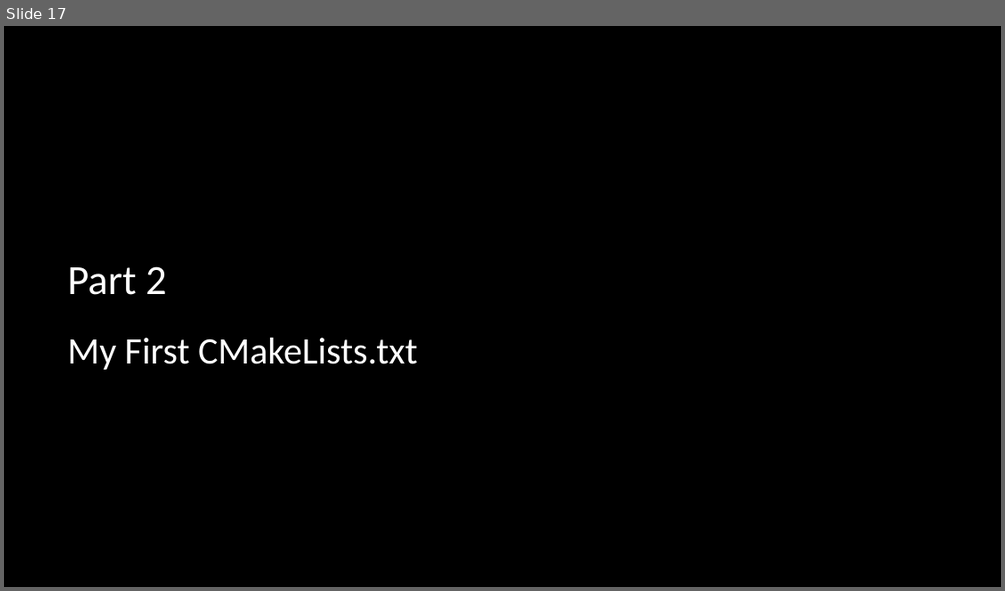
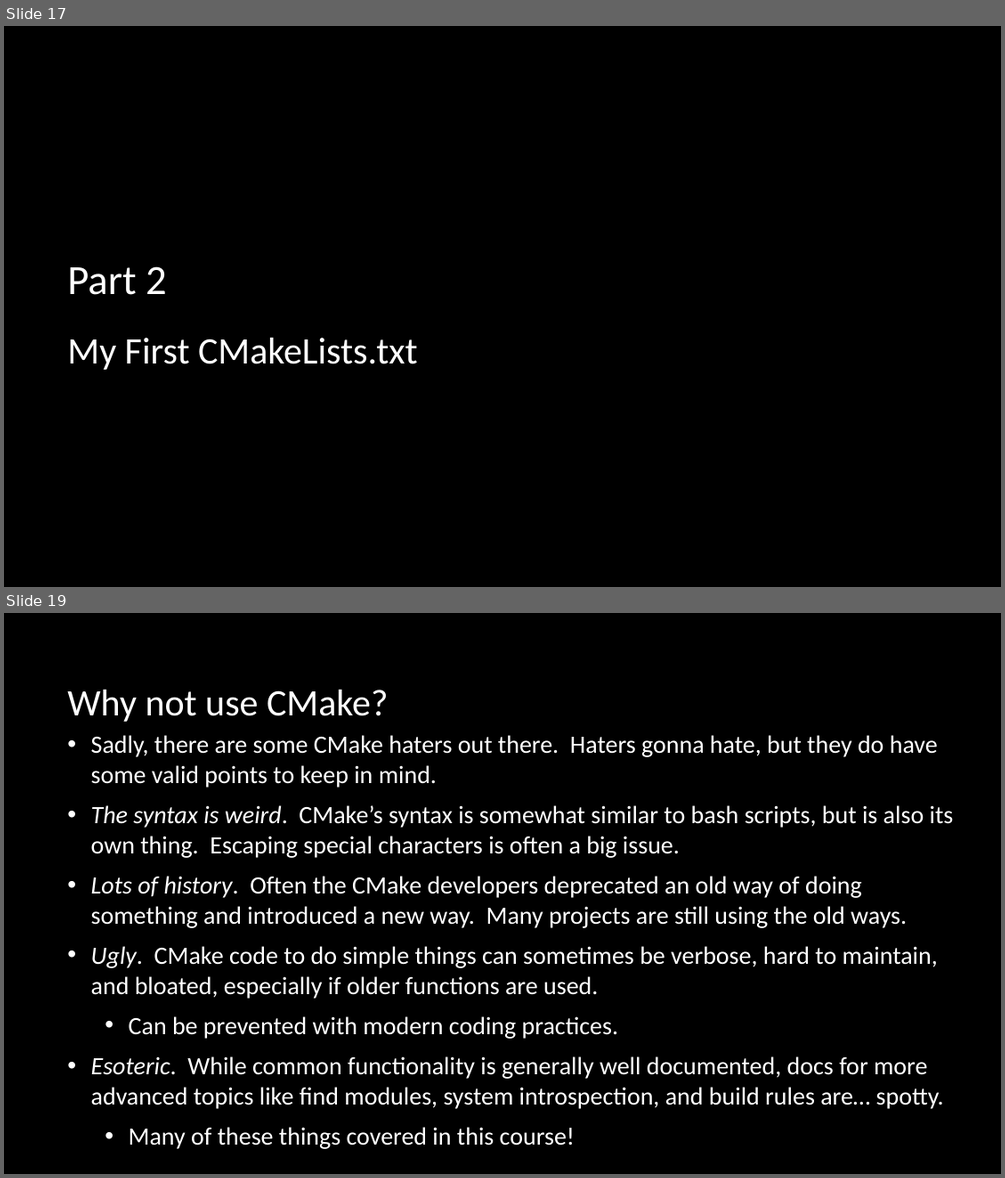
Before and after one commit to multiplemonomials/CMakeTraining, a slide deck: Session 1 - CMake and Building CXX.pptx. Shown one above the other, each under a label of ours: slide 17 before the commit, slides 17 and 19 after it; the slides between them are not shown. The pictures are 1005x591 and 1005x1178 pixels, drawn with LibreOffice and Linux fonts; fonts in the diff are those of the drawing; background and template pictures are left out. Boxes give left, top, right and bottom in pixels: in the first picture for what was removed or moved away, otherwise in the second. Text is boxed around its words. In the diff, an @@ line names an element or a change of style, - is before the commit and + after.

```diff
--- a/Session 1 - CMake and Building CXX.pptx
+++ b/Session 1 - CMake and Building CXX.pptx
@@ slide 19 added at [4, 613, 1001, 1174], background picture (left out) @@
@@ title added at [67, 690, 388, 722], 36 pt, text #FFFFFF @@
+Why not use CMake?
@@ text added at [91, 735, 954, 1149], 24 pt, text #FFFFFF @@
+• Sadly, there are some CMake haters out there. Haters gonna hate, but they do have some valid points to keep in mind.
+• The syntax is weird. CMake’s syntax is somewhat similar to bash scripts, but is also its own thing. Escaping special characters is often a big issue.
+• Lots of history. Often the CMake developers deprecated an old way of doing something and introduced a new way. Many projects are still using the old ways.
+• Ugly. CMake code to do simple things can sometimes be verbose, hard to maintain, and bloated, especially if older functions are used.
+  • Can be prevented with modern coding practices.
+• Esoteric. While common functionality is generally well documented, docs for more advanced topics like find modules, system introspection, and build rules are… spotty.
+  • Many of these things covered in this course!
```
Also in this commit, not shown: 2 slides changed, 17 other slides added, 1 slide removed, 2 other files.
